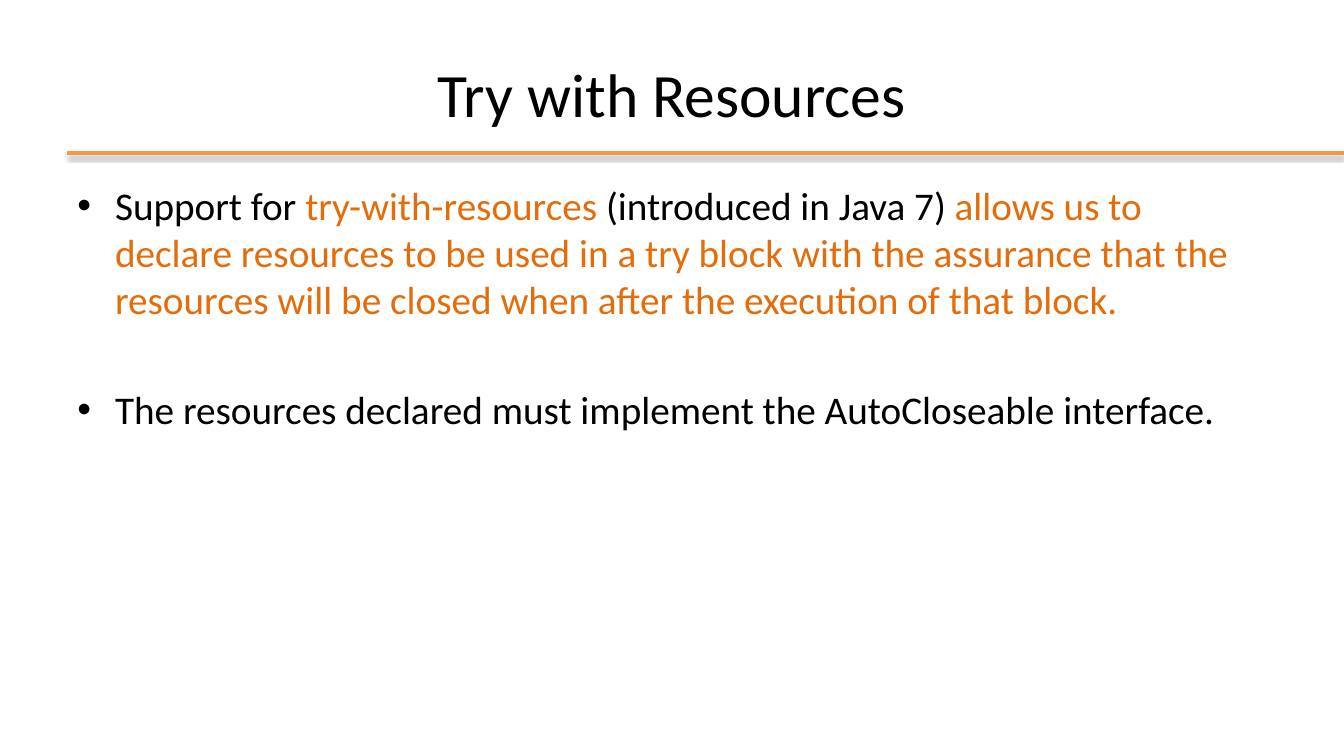
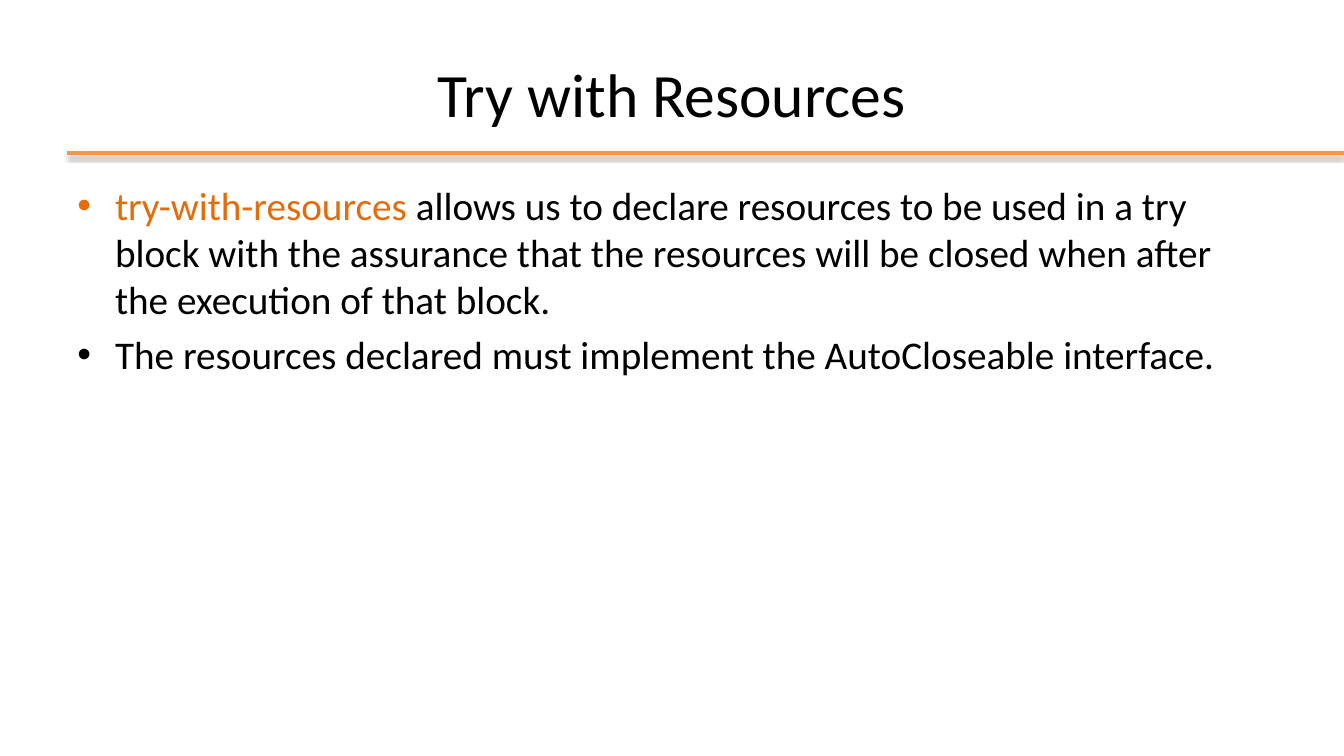
Before and after one commit to plctechnician/ooprogramming, a slide deck: slide 29 of java/slides/ppt/07 - Java Exceptions.pptx (slide 32 before the commit). Drawn at 1344x756 pixels with LibreOffice and Linux fonts; fonts in the diff are those of the drawing; background and template pictures are left out. Boxes give left, top, right and bottom in pixels: in the first picture for what was removed or moved away, otherwise in the second. Text is boxed around its words. In the diff, an @@ line names an element or a change of style, - is before the commit and + after.

```diff
--- a/java/slides/ppt/07 - Java Exceptions.pptx
+++ b/java/slides/ppt/07 - Java Exceptions.pptx
@@ text at bbox=[115, 192, 1211, 315]: text changed; text colour #E46C0A to #000000 @@
-• Support for try-with-resources (introduced in Java 7) allows us to declare resources to be used in a try block with the assurance that the resources will be closed when after the execution of that block.
+• try-with-resources allows us to declare resources to be used in a try block with the assurance that the resources will be closed when after the execution of that block.
```
Also in this commit, not shown: 10 other slides changed, 4 slides removed, 1 other file.
